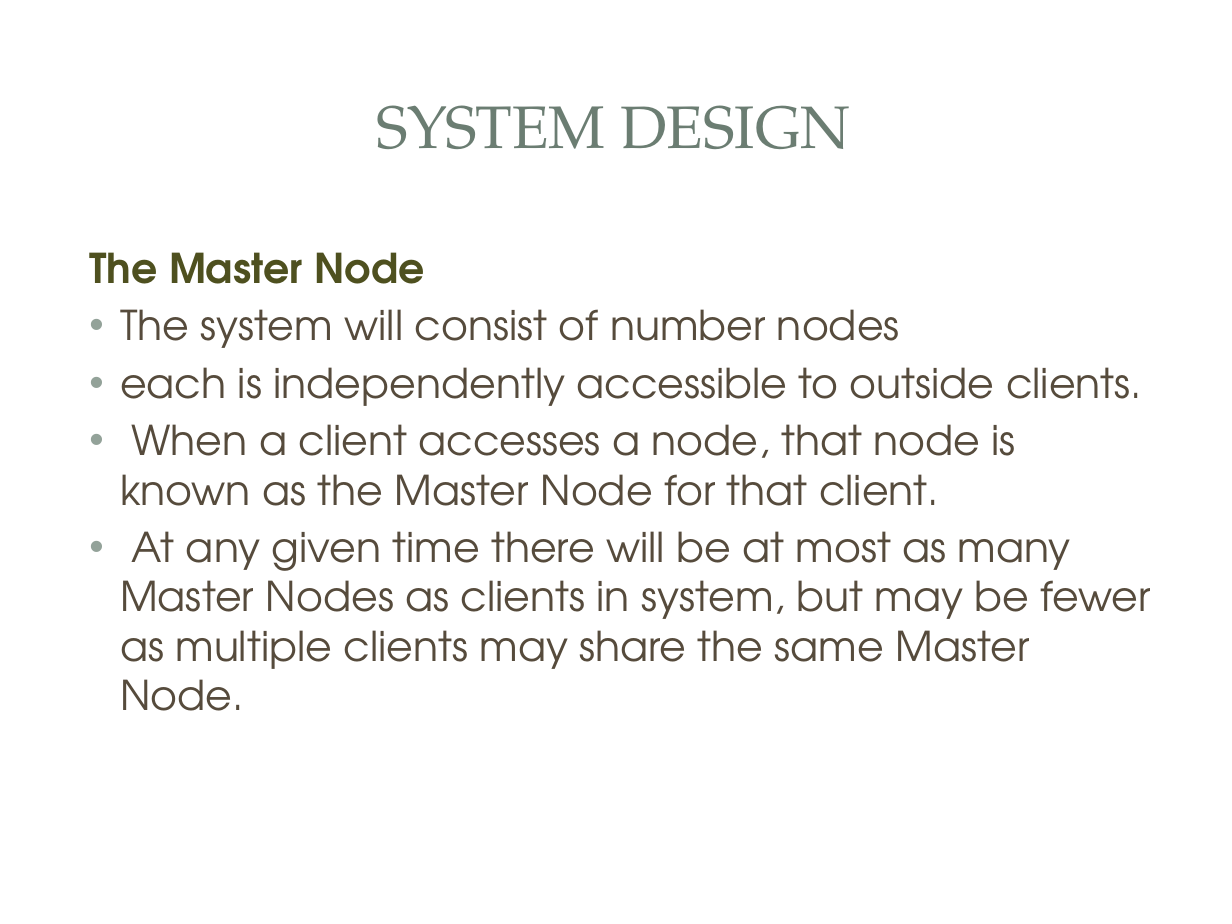
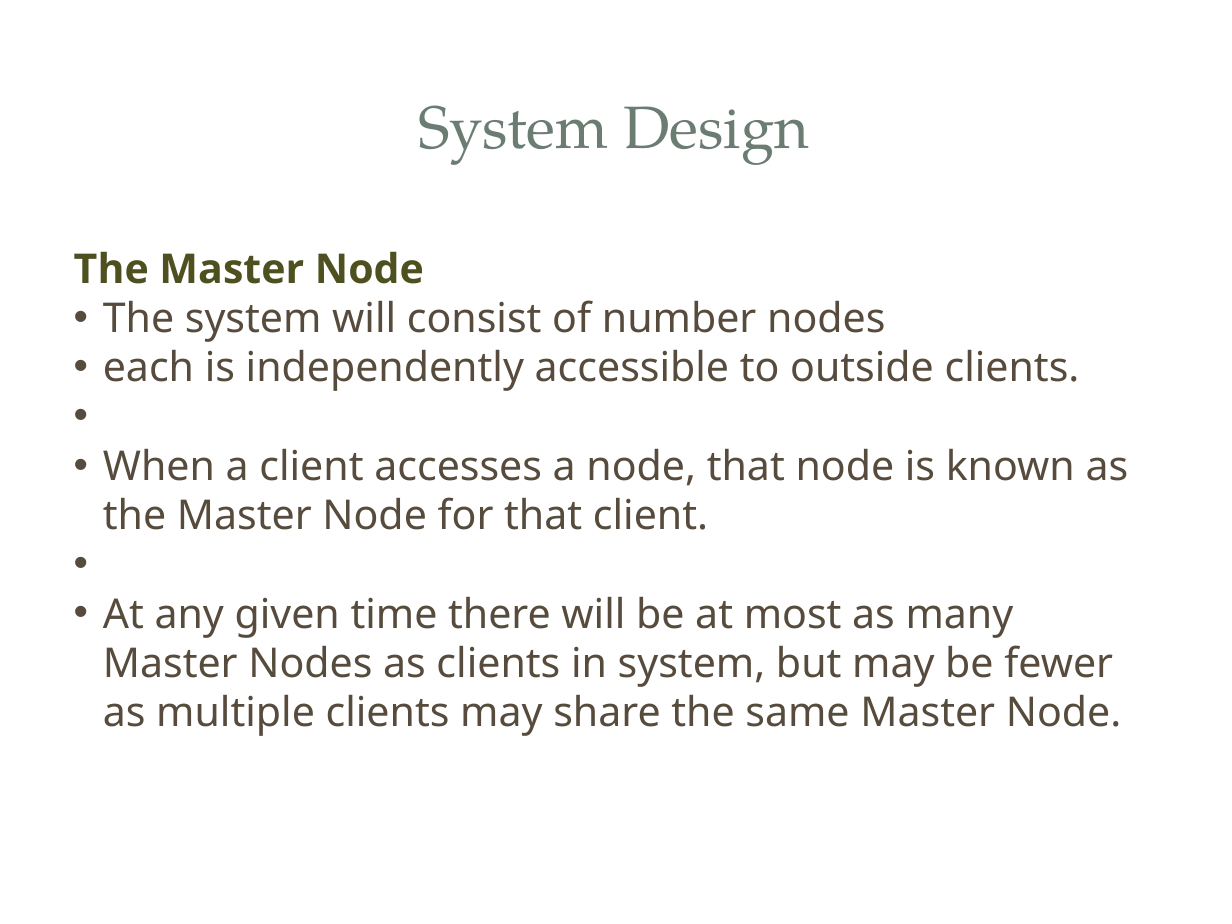
Before and after one commit to aasghari/cse223bFinalProject, a slide deck: slide 4 of finalReport/CSE233BFinalPPT.pptx (slide 6 before the commit). Drawn at 1232x924 pixels with LibreOffice and Linux fonts; fonts in the diff are those of the drawing; background and template pictures are left out. Boxes give left, top, right and bottom in pixels: in the first picture for what was removed or moved away, otherwise in the second. Text is boxed around its words. In the diff, an @@ line names an element or a change of style, - is before the commit and + after.

```diff
--- a/finalReport/CSE233BFinalPPT.pptx
+++ b/finalReport/CSE233BFinalPPT.pptx
@@ rectangle at box(37, 37, 1195, 216): fill #FFFFFF at 83% opacity to #FFFFFF @@
@@ text at box(418, 105, 809, 165): text changed @@
-SYSTEM DESIGN
+System Design
@@ text "The Master Node" at box(74, 251, 1129, 736): font TeX Gyre Adventor to Noto Sans; indent changed; less space between paragraphs @@
```
Also in this commit, not shown: 9 other slides changed, 5 slides added, 3 slides removed.
